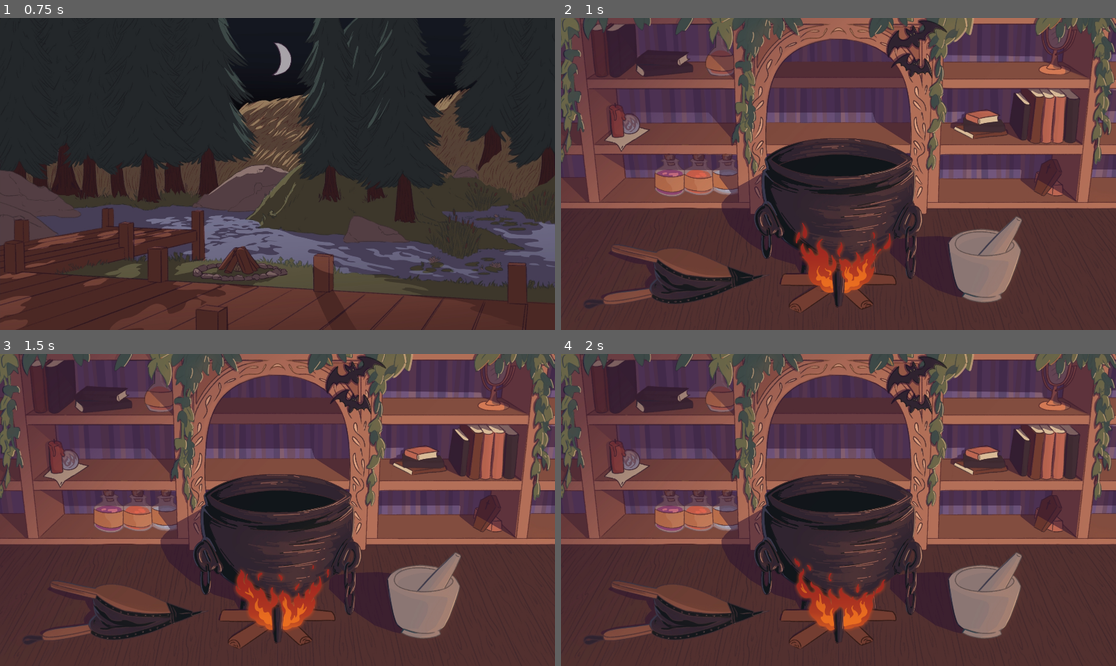
Above: before the commit, frames 1-4 (two rows, left to right).
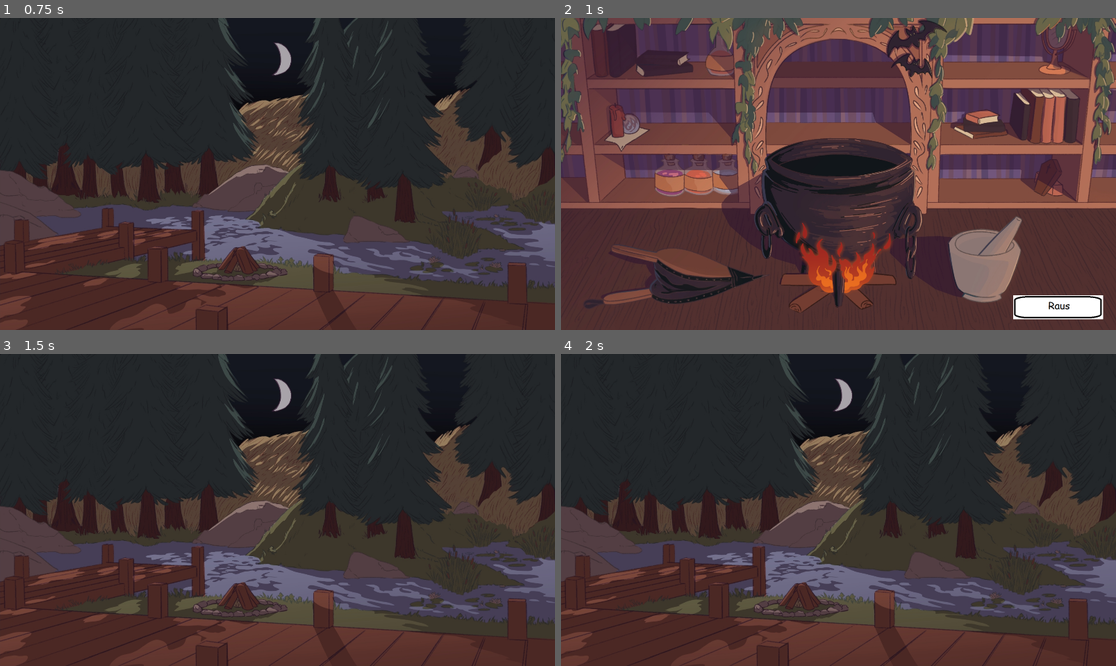
Above: after the commit, the same moments.

Repository: ZwergB/Sand_Witch
Game: Godot game, scene res://global.tscn
The game is run twice, just before and just after one commit, with the same random seed, the same clock (stepped at 60 frames per second) and the same inputs.
Inputs (mouse positions are in pixels of both pictures, inside the frame that each line leads up to):
- Up to frame 1 (0.75 s): tap Enter (ui_accept) at 0.5, 0.6 s; move the mouse to (399, 158) at 0.52 s; click (399, 158) at 0.67 s
- Up to frame 2 (1 s): tap Enter (ui_accept) at 0.77 s
- Up to frame 3 (1.5 s): tap Enter (ui_accept) at 1.07, 1.35 s; move the mouse to (166, 525) at 1.27 s; click (166, 525) at 1.42 s
- Up to frame 4 (2 s): tap Enter (ui_accept) at 1.52, 1.82 s

Frame 1 is identical in both runs. In frame 2, 1.3% of the frame differs, in the area x 81-98%, y 88-97%; in frame 3, 72%, in the area x 0-100%, y 0-100%; in frame 4, 72%.

Commit message:
Added change button

Diff:
--- /dev/null
+++ b/changeSceneButton.gd
@@ -0,0 +1,17 @@
+extends StaticBody2D
+
+# Called when the node enters the scene tree for the first time.
+func _ready():
+	pass
+
+# Called every frame. 'delta' is the elapsed time since the previous frame.
+func _process(delta):
+	pass
+
+func _input(event):
+   # This fakes a enter input and changes the scene
+	if event is InputEventMouseButton:
+		var fake_press = InputEventAction.new()
+		fake_press.action = "ui_accept"
+		fake_press.pressed = true
+		Input.parse_input_event(fake_press)
--- a/inside.tscn
+++ b/inside.tscn
@@ -1,8 +1,13 @@
-[gd_scene load_steps=18 format=3 uid="uid://7smtn1clgk3f"]
+[gd_scene load_steps=21 format=3 uid="uid://7smtn1clgk3f"]
 
 [ext_resource type="Script" path="res://inside.gd" id="1_kcdjn"]
 [ext_resource type="Texture2D" uid="uid://dm7au4d0ni66i" path="res://assets/Brewing_Space_3.jpg" id="2_1jdsr"]
 [ext_resource type="Texture2D" uid="uid://bj56sg2e1mkq7" path="res://assets/FireAnimatioInside.png" id="3_nck5y"]
+[ext_resource type="Script" path="res://changeSceneButton.gd" id="3_tjk32"]
+[ext_resource type="Texture2D" uid="uid://cekkywpsx8vcb" path="res://assets/raus.png" id="4_a4ckk"]
+
+[sub_resource type="RectangleShape2D" id="RectangleShape2D_5heax"]
+size = Vector2(311, 78)
 
 [sub_resource type="AtlasTexture" id="AtlasTexture_8btg8"]
 atlas = ExtResource("3_nck5y")
@@ -139,6 +144,18 @@
 [node name="Sprite2D" type="Sprite2D" parent="."]
 texture = ExtResource("2_1jdsr")
 
+[node name="changeSceneButton" type="StaticBody2D" parent="Sprite2D"]
+position = Vector2(761, 464)
+script = ExtResource("3_tjk32")
+
+[node name="CollisionShape2D" type="CollisionShape2D" parent="Sprite2D/changeSceneButton"]
+position = Vector2(-1.5, -3)
+shape = SubResource("RectangleShape2D_5heax")
+
+[node name="Sprite2D2" type="Sprite2D" parent="Sprite2D/changeSceneButton"]
+position = Vector2(-1, -3)
+texture = ExtResource("4_a4ckk")
+
 [node name="AnimatedSprite2D" type="AnimatedSprite2D" parent="."]
 position = Vector2(0, 294)
 sprite_frames = SubResource("SpriteFrames_f8dke")
Binary file added: assets/raus.png
